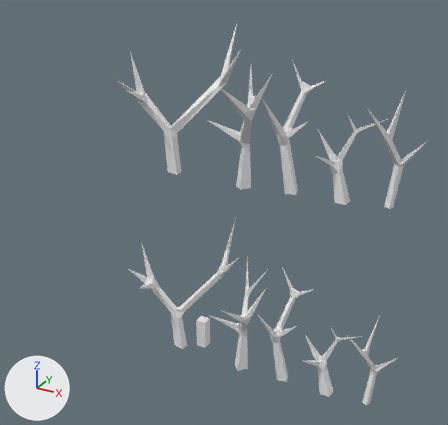
What one commit did to the Blender file Hololens2.0/Assets/Blend Files/stuff_Desert.blend.
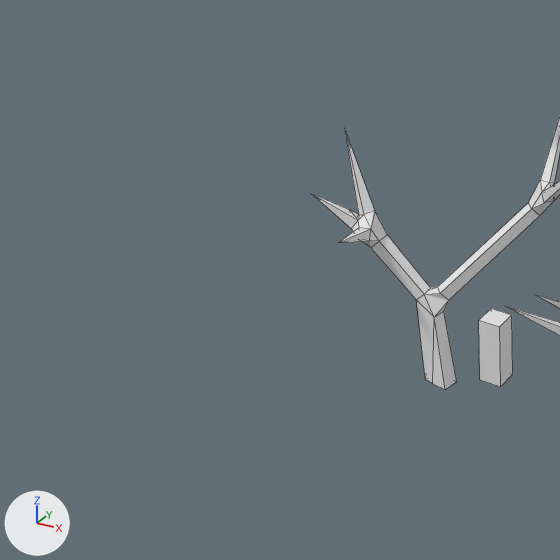
Each version appears first whole from a 50 mm lens placed at (16.18, -24.54, 20.48), pointed at (2.02, 1.21, 7.6), and next in a close-up on the part from 0% to 51% of the width and 45% to 99% of the height. The lights are fixed; the arrows at lower left show +X, +Y and +Z. The close-ups show mesh edges as thin lines.

The older version as bpy lines, for what is in view:
```python
me_cube = bpy.data.meshes.new('Cube')
me_cube.from_pydata(...)  # a box spanning x -0.27..0.27, y -0.27..0.27, z -1.0..1.0
me_vert = bpy.data.meshes.new('Vert')
me_vert.from_pydata(...)  # 49 vertices, 68 faces; spans x -3.05..3.34, y -1.91..3.36, z -0.65..6.5
ob_cube = bpy.data.objects.new('Cube', me_cube)
ob_cube.location = (1.39, 0.0, 0.79)
ob_cube.scale = (1.0, 1.0, 0.8)
ob_tree1 = bpy.data.objects.new('Tree1', me_vert)
ob_tree1.location = (0.0, 0.0, 0.0)
```
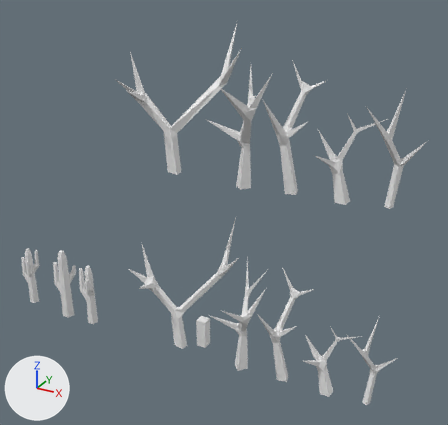
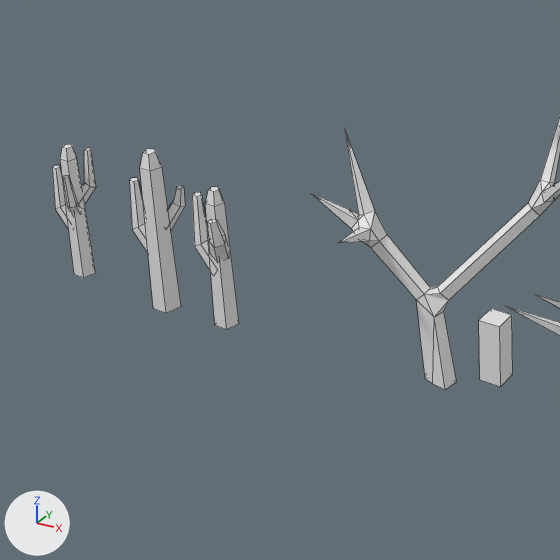
Pixel boxes (x1, y1, x2, y2) of what changed, in the close-ups (560 x 560 px):
'Cactus2', added
    after: (129, 149, 185, 313)
'Cactus1', added
    after: (192, 187, 239, 330)
'Cactus3', added
    after: (52, 144, 96, 278)

The edits, one by one:
Mesh me_cylinder_004 is new.
It has 60 vertices, 45 faces and spans x -0.65..0.49, y -0.45..0.45, z -0.6..3.16.
Mesh me_cylinder_003 is new.
It has 45 vertices, 34 faces and spans x -0.78..0.48, y -0.3..0.63, z -0.76..3.72.
Mesh me_cylinder is new.
It has 45 vertices, 34 faces and spans x -0.72..0.56, y -0.65..0.32, z -0.65..3.18.
Object 'Cactus3' (ob_cactus3) is new; it shows me_cylinder_004.
Its location is (-11.35, 0.0, -0.43).
Object 'Cactus2' (ob_cactus2) is new; it shows me_cylinder_003.
Its location is (-8.5, 0.0, -0.43).
Object 'Cactus1' (ob_cactus1) is new; it shows me_cylinder.
Its location is (-6.52, 0.0, -0.43).
